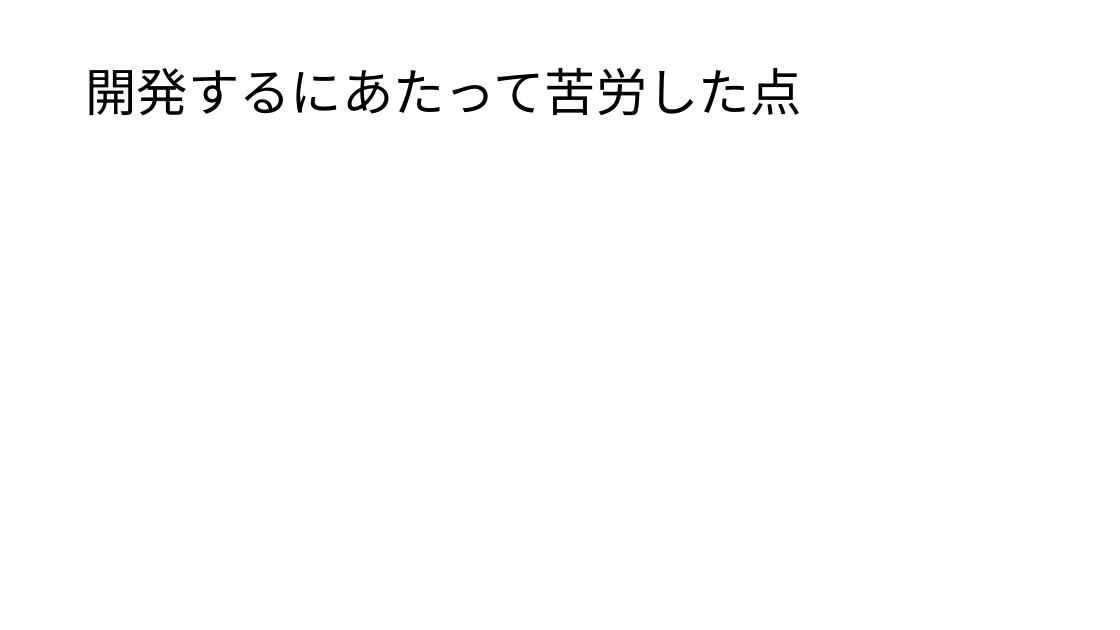
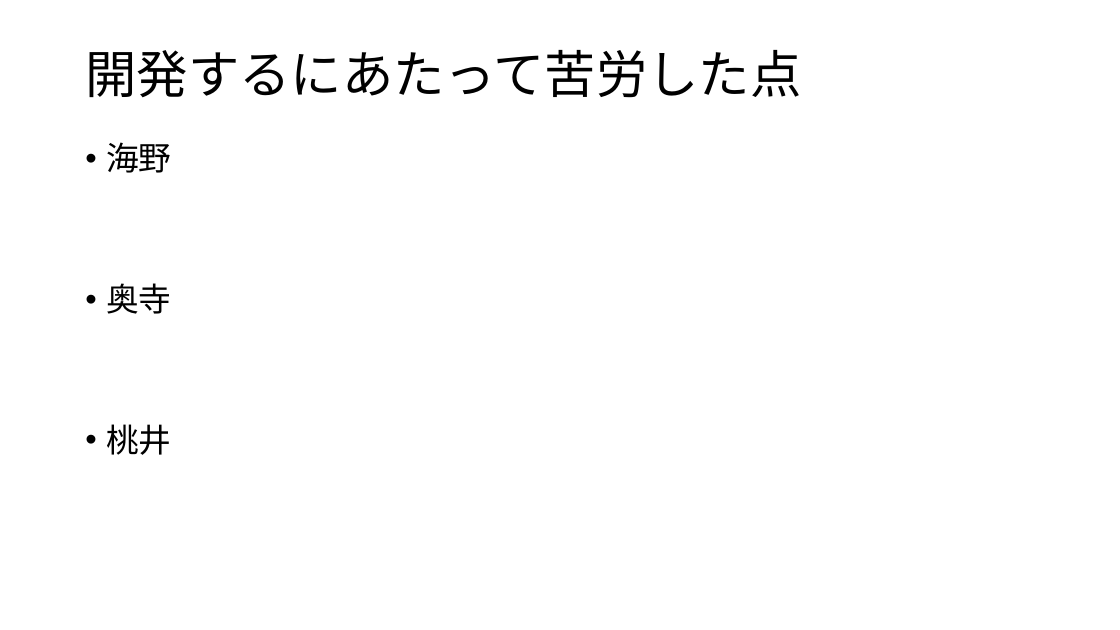
Before and after one commit to ColorSchemeSystem/CSS, a slide deck: slide 6 of CSS_プレゼン資料.pptx. Drawn at 1120x630 pixels with LibreOffice and Linux fonts; fonts in the diff are those of the drawing. Boxes give left, top, right and bottom in pixels: in the first picture for what was removed or moved away, otherwise in the second. Text is boxed around its words. In the diff, an @@ line names an element or a change of style, - is before the commit and + after.

```diff
--- a/CSS_プレゼン資料.pptx
+++ b/CSS_プレゼン資料.pptx
@@ title "開発するにあたって苦労した点": place and size @@
-title "開発するにあたって苦労した点" at [85, 68, 801, 116]
+title "開発するにあたって苦労した点" at [85, 50, 801, 98]
@@ text added at [106, 142, 171, 455], 28 pt, text #000000 @@
+• 海野
+• 奥寺
+• 桃井
```
Also in this commit, not shown: 1 other slide changed.
